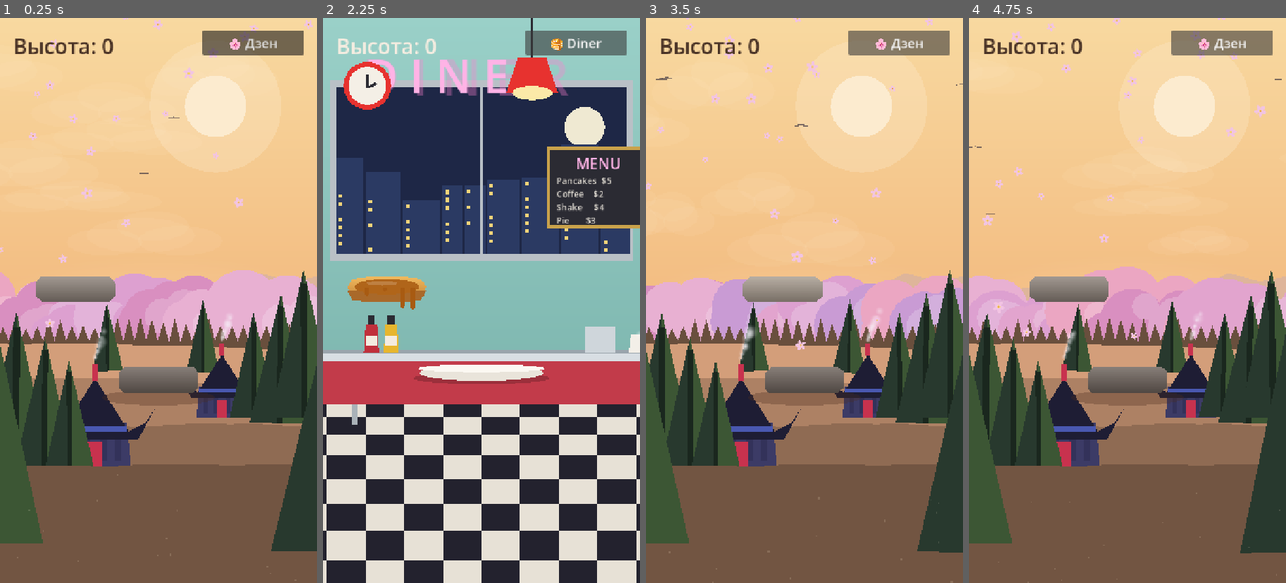
Above: before the commit, frames 1-4 (left to right).
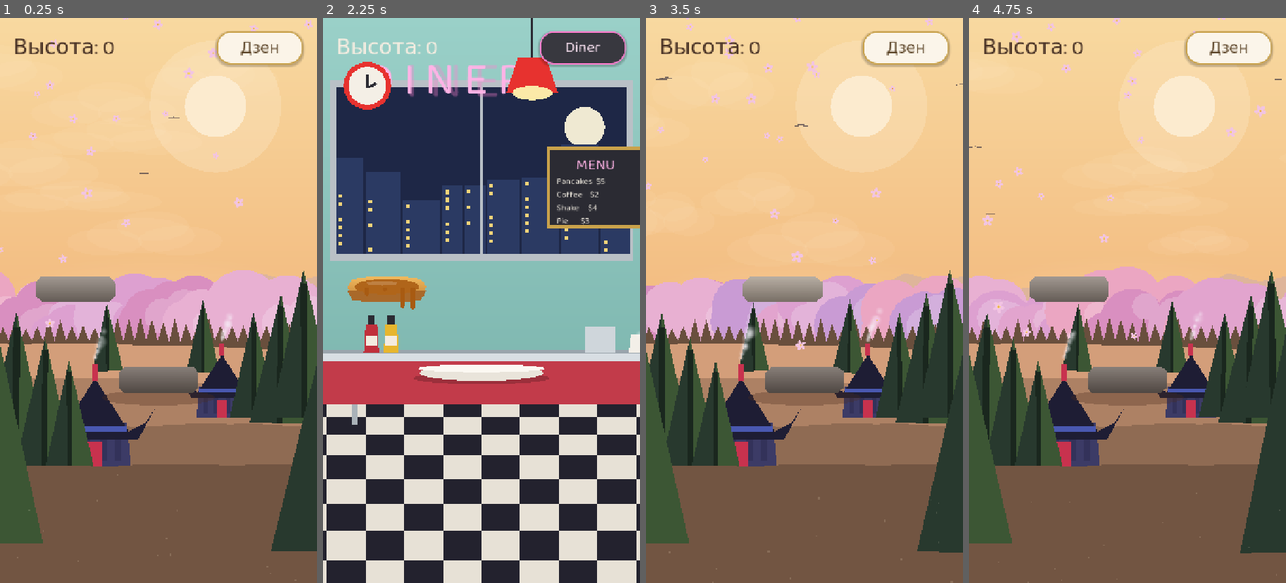
Above: after the commit, the same moments.

Repository: Babaika8/balance-tower
Game: Godot game, scene res://main.tscn
Two runs of this game, one before a commit and one after it. Both use one fixed random seed, a clock stepped at 60 frames per second and the inputs below.
Inputs:
- Up to frame 1 (0.25 s): no input
- Up to frame 2 (2.25 s): click "🌸 Дзен" (after the commit: "Дзен") at 0.5 s; click "🥞 Diner" (after the commit: "Diner") at 1.25 s; click "🌸 Дзен" (after the commit: "Дзен") at 2 s
- Up to frame 3 (3.5 s): click "🥞 Diner" (after the commit: "Diner") at 2.75 s
- Up to frame 4 (4.75 s): click "🌸 Дзен" (after the commit: "Дзен") at 3.5 s; click "🥞 Diner" (after the commit: "Diner") at 4.25 s

The runs differ from the first frame. In frame 1, 2.2% of the frame differs, in the area x 5-96%, y 2-9%; in frame 2, 4.2%, in the area x 5-96%, y 2-37%; in frame 3, 2.2%; in frame 4, 2.2%.

Commit message:
Styling: rounded Baloo 2 font project-wide + themed pill skin button
- bundle Baloo 2 (rounded game font) as the project default font — replaces
  the stock font on score/neon/menu/button
- restyle skin button as a themed rounded pill (StyleBoxFlat: border, shadow,
  hover/pressed), colours follow the skin (cream/gold for Zen, dark/pink-neon
  for Diner); drop the tofu emoji that the font couldn't render

Co-Authored-By: Claude Opus 4.8 <noreply@anthropic.com>

Diff:
--- a/game.gd
+++ b/game.gd
@@ -48,7 +48,7 @@
 # на всю ширину — поэтому раскладку обновляем каждый кадр по реальному размеру экрана.
 # Скины: 0 — «Дзен/луг» (атмосфера по высоте), 1 — «Diner» (блинчики в закусочной).
 const SKIN_COUNT := 2
-const SKIN_NAMES := ["🌸 Дзен", "🥞 Diner"]
+const SKIN_NAMES := ["Дзен", "Diner"]
 var skin: int = 0
 var skin_button: Button
 
@@ -807,14 +807,33 @@
 	msg_label.visible = false
 	layer.add_child(msg_label)
 
-	# Кнопка смены скина (верх-право). Тап — следующий скин, состояние сохраняется.
+	# Кнопка смены скина (верх-право), стилизованная «пилюля» под тему скина.
 	skin_button = Button.new()
 	skin_button.text = SKIN_NAMES[skin]
-	skin_button.add_theme_font_size_override("font_size", 30)
+	skin_button.add_theme_font_size_override("font_size", 34)
 	skin_button.set_anchors_and_offsets_preset(Control.PRESET_TOP_RIGHT)
-	skin_button.position = Vector2(-260, 28)
-	skin_button.custom_minimum_size = Vector2(230, 56)
+	skin_button.position = Vector2(-228, 30)
+	skin_button.custom_minimum_size = Vector2(196, 64)
 	skin_button.focus_mode = Control.FOCUS_NONE
+	skin_button.mouse_default_cursor_shape = Control.CURSOR_POINTING_HAND
+	# Цвета пилюли под текущий скин.
+	var fill := Color("2B2B33") if skin == 1 else Color("FBF4E8")
+	var bord := Color("FF7FD0") if skin == 1 else Color("C9A24B")
+	var fcol := Color("FFE7F6") if skin == 1 else Color("5A4326")
+	for st in ["normal", "hover", "pressed"]:
+		var sb := StyleBoxFlat.new()
+		sb.bg_color = fill.lightened(0.06) if st == "hover" else (fill.darkened(0.10) if st == "pressed" else fill)
+		sb.border_color = bord
+		sb.set_border_width_all(3)
+		sb.set_corner_radius_all(32)
+		sb.set_content_margin_all(10)
+		sb.shadow_color = Color(0, 0, 0, 0.22)
+		sb.shadow_size = 6
+		sb.shadow_offset = Vector2(0, 3)
+		skin_button.add_theme_stylebox_override(st, sb)
+	skin_button.add_theme_color_override("font_color", fcol)
+	skin_button.add_theme_color_override("font_hover_color", fcol)
+	skin_button.add_theme_color_override("font_pressed_color", fcol)
 	skin_button.pressed.connect(_switch_skin)
 	layer.add_child(skin_button)
 	_update_score()
--- a/project.godot
+++ b/project.godot
@@ -13,6 +13,10 @@
 window/stretch/mode="canvas_items"
 window/stretch/aspect="expand"
 
+[gui]
+
+theme/custom_font="res://assets/font/Baloo2.ttf"
+
 [input_devices]
 
 pointing/emulate_mouse_from_touch=false
Binary file added: assets/font/Baloo2.ttf
Not shown, added: assets/font/Baloo2.ttf.import
